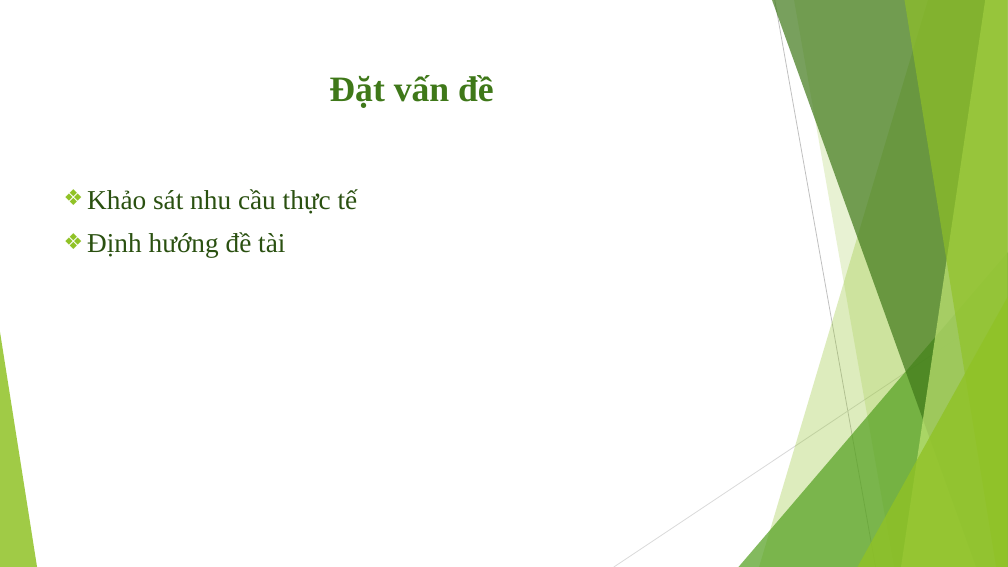
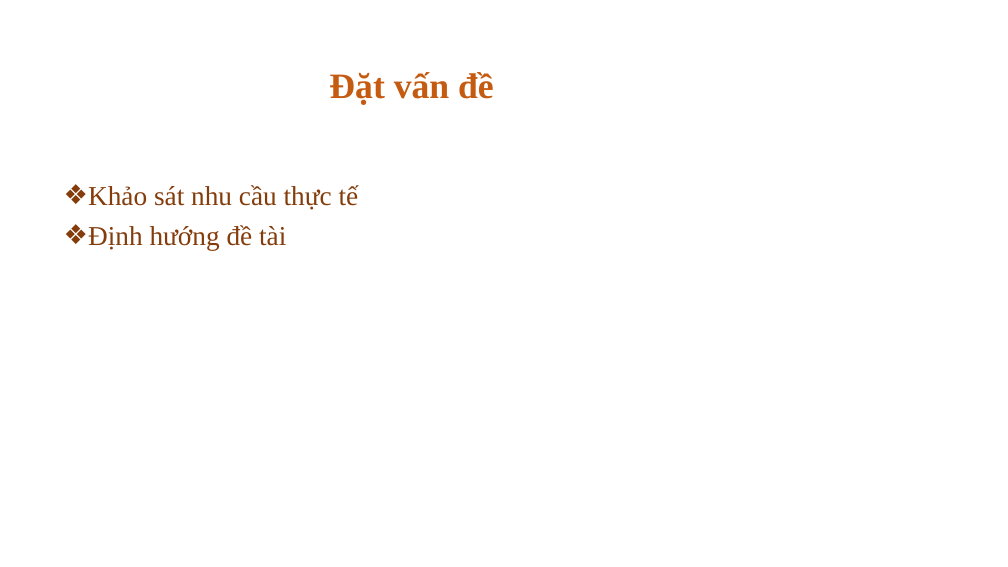
Before and after one commit to hungsoccerprince/XuanHung, a slide deck: slide 3 of DATN/DATN.pptx. Drawn at 1008x567 pixels with LibreOffice and Linux fonts; fonts in the diff are those of the drawing. Boxes give left, top, right and bottom in pixels: in the first picture for what was removed or moved away, otherwise in the second. Text is boxed around its words. In the diff, an @@ line names an element or a change of style, - is before the commit and + after.

```diff
--- a/DATN/DATN.pptx
+++ b/DATN/DATN.pptx
@@ title "Đặt vấn đề" at box(329, 72, 494, 105): text colour #3F7819 to #C55A11; line spacing 1 to 0.9 @@
@@ text "Khảo sát nhu cầu thực ..." at box(88, 185, 359, 250): text colour #2A5010 to #843C0B; line spacing 1 to 0.9 @@
@@ group removed at box(0, 0, 1008, 567): 5 freeform shapes, 3 triangles, 2 lines @@
```
Also in this commit, not shown: 14 other slides changed, 1 slide added.
